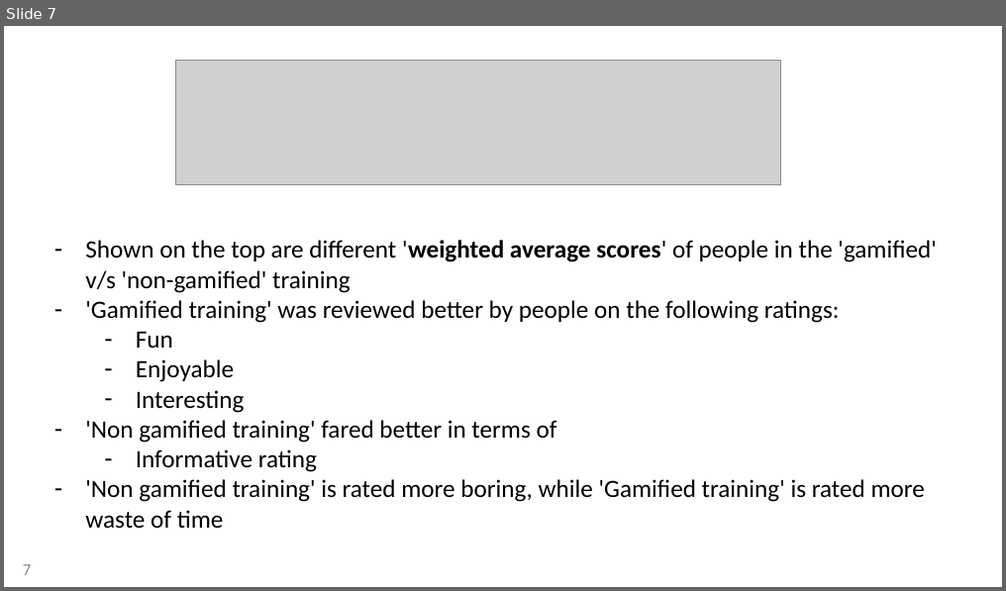
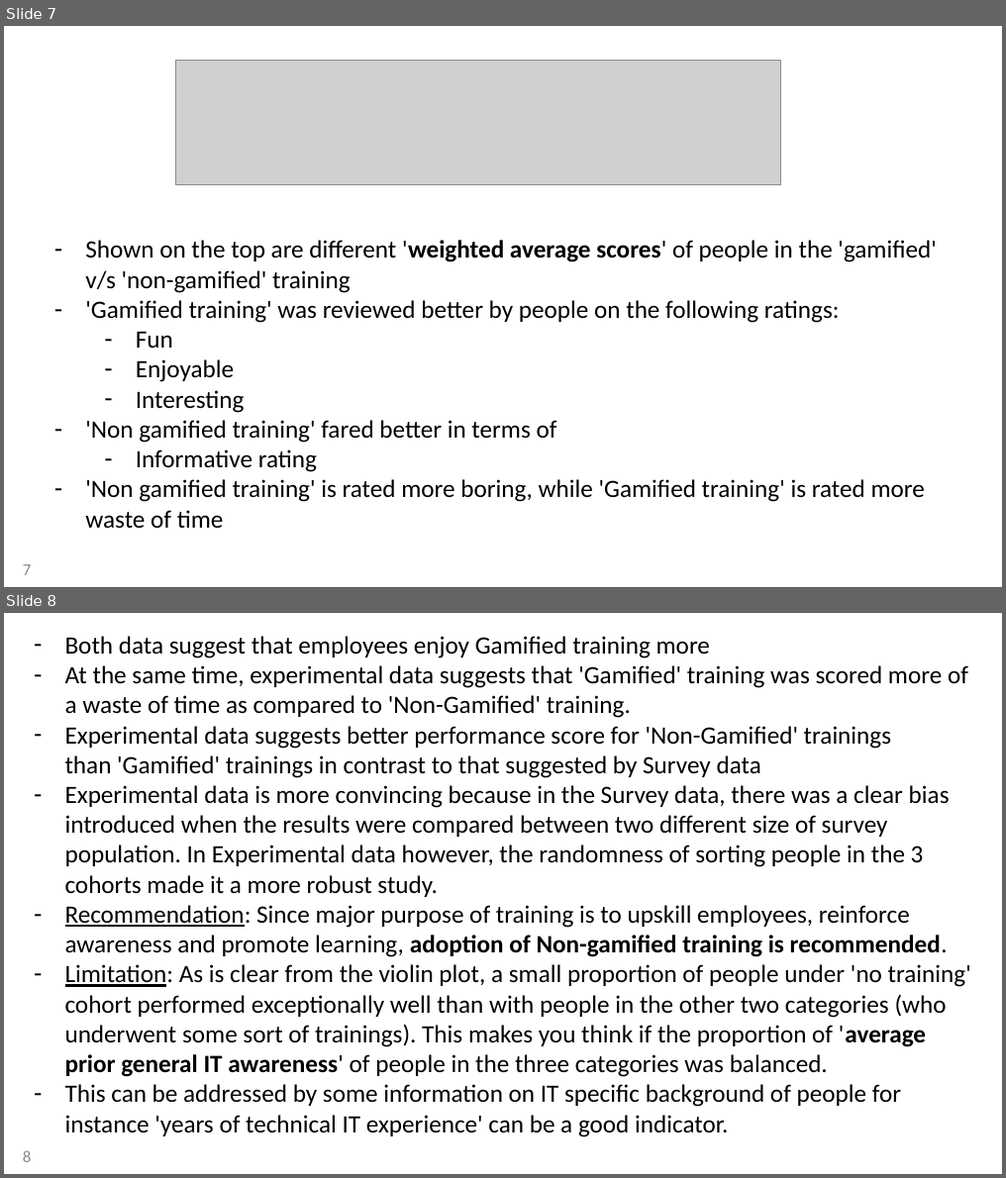
Before and after one commit to nilsmart96/fs-spm-assignments, a slide deck: Causal_inference-Gamification_Case-Group_Pre-Assignment/causal_inference_assignment.pptx. Shown one above the other, each under a label of ours: slide 7 before the commit, slides 7 and 8 after it. The pictures are 1006x591 and 1006x1178 pixels, drawn with LibreOffice and Linux fonts; fonts in the diff are those of the drawing; grey boxes stand for pictures. Boxes give left, top, right and bottom in pixels: in the first picture for what was removed or moved away, otherwise in the second. Text is boxed around its words. In the diff, an @@ line names an element or a change of style, - is before the commit and + after.

Commit message:
ppt updated

```diff
--- a/Causal_inference-Gamification_Case-Group_Pre-Assignment/causal_inference_assignment.pptx
+++ b/Causal_inference-Gamification_Case-Group_Pre-Assignment/causal_inference_assignment.pptx
@@ slide 8 added at (4, 613, 1002, 1174), background #FFFFFF @@
@@ text added at (65, 636, 971, 1138), 18 pt, text #000000 @@
+– Both data suggest that employees enjoy Gamified training more
+– At the same time, experimental data suggests that 'Gamified' training was scored more of a waste of time as compared to 'Non-Gamified' training.
+– Experimental data suggests better performance score for 'Non-Gamified' trainings than 'Gamified' trainings in contrast to that suggested by Survey data
+– Experimental data is more convincing because in the Survey data, there was a clear bias introduced when the results were compared between two different size of survey population. In Experimental data however, the randomness of sorting people in the 3 cohorts made it a more robust study.
+– Recommendation: Since major purpose of training is to upskill employees, reinforce awareness and promote learning, adoption of Non-gamified training is recommended.
+– Limitation: As is clear from the violin plot, a small proportion of people under 'no training' cohort performed exceptionally well than with people in the other two categories (who underwent some sort of trainings). This makes you think if the proportion of 'average prior general IT awareness' of people in the three categories was balanced.
+– This can be addressed by some information on IT specific background of people for instance 'years of technical IT experience' can be a good indicator.
@@ page number added at (23, 1151, 31, 1162), 12 pt, text #8C8C8C @@
+8
```
Also in this commit, not shown: 1 other file.
